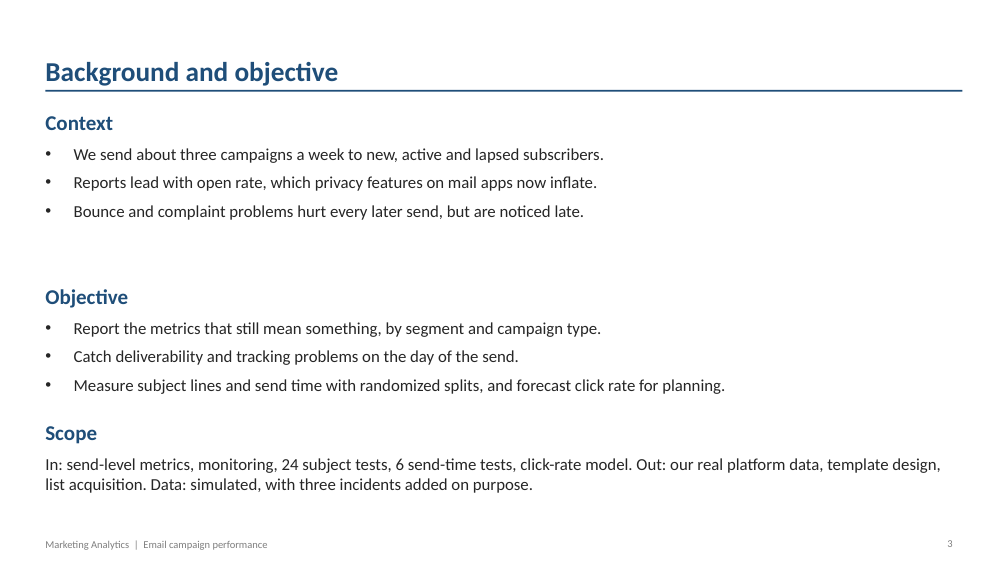
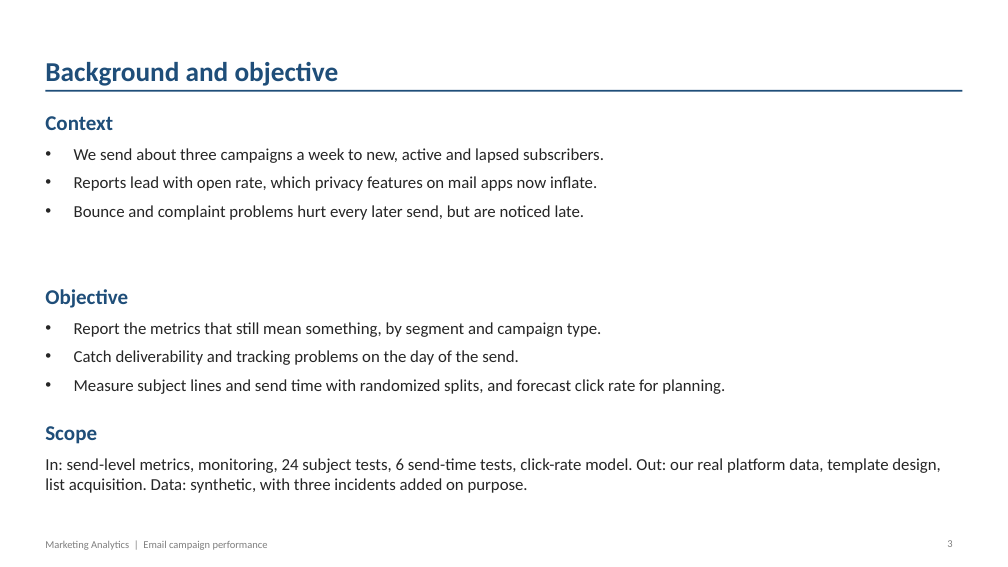
Before and after one commit to fanisridhar/sridhareguram.github.io, a slide deck: slide 3 of new-projects/Email_Campaign_Monitor_Report.pptx. Drawn at 1008x567 pixels with LibreOffice and Linux fonts; fonts in the diff are those of the drawing. Boxes give left, top, right and bottom in pixels: in the first picture for what was removed or moved away, otherwise in the second. Text is boxed around its words. In the diff, an @@ line names an element or a change of style, - is before the commit and + after.

```diff
--- a/new-projects/Email_Campaign_Monitor_Report.pptx
+++ b/new-projects/Email_Campaign_Monitor_Report.pptx
@@ text at box(45, 458, 940, 493): text changed @@
-In: send-level metrics, monitoring, 24 subject tests, 6 send-time tests, click-rate model. Out: our real platform data, template design, list acquisition. Data: simulated, with three incidents added on purpose.
+In: send-level metrics, monitoring, 24 subject tests, 6 send-time tests, click-rate model. Out: our real platform data, template design, list acquisition. Data: synthetic, with three incidents added on purpose.
```
Also in this commit, not shown: 2 other slides changed, 5 other files.
